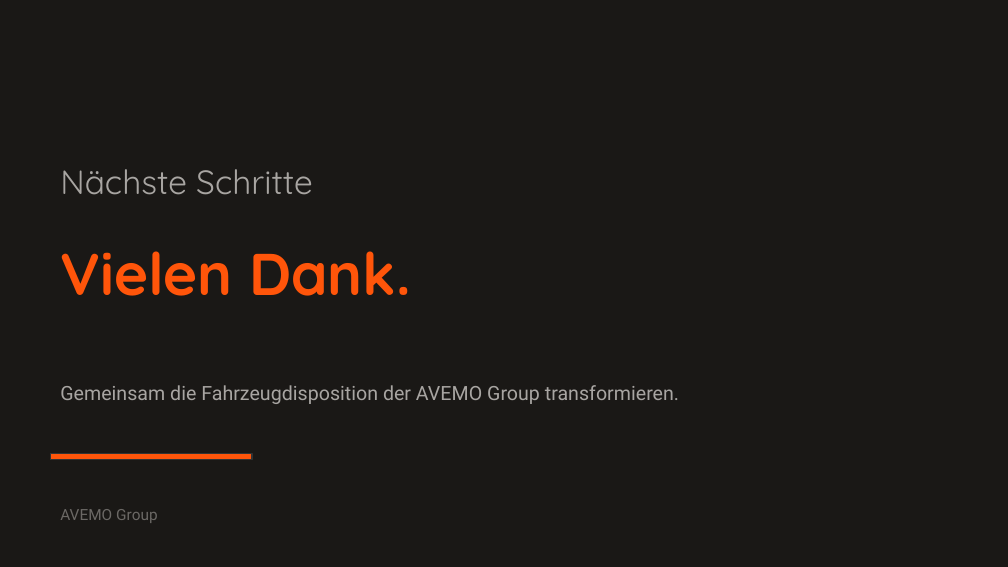
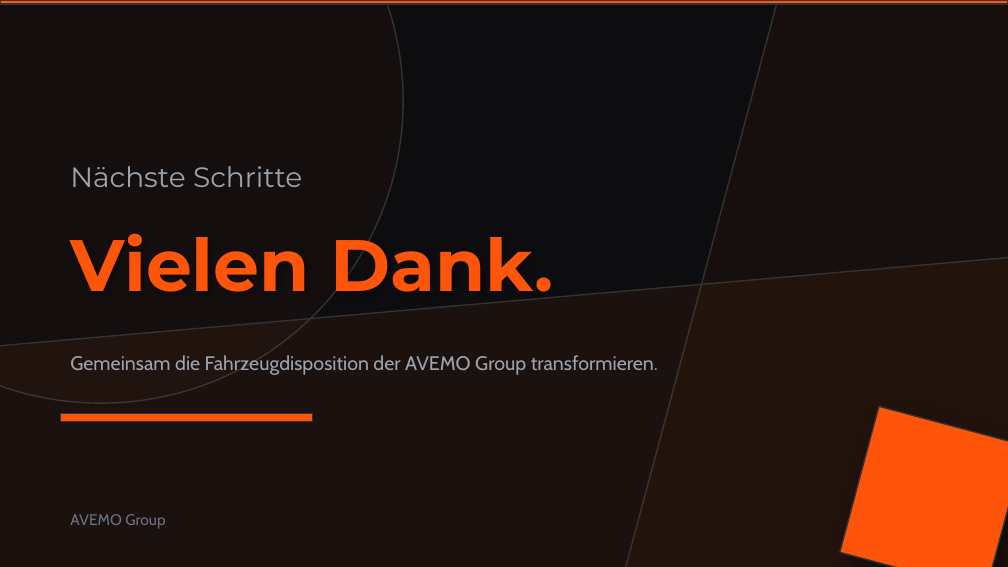
Before and after one commit to 0verhead/fahrerplanung-presentation, a slide deck: slide 12 of output/fahrersoftware-magnum-opus.pptx. Drawn at 1008x567 pixels with LibreOffice and Linux fonts; fonts in the diff are those of the drawing. Boxes give left, top, right and bottom in pixels: in the first picture for what was removed or moved away, otherwise in the second. Text is boxed around its words. In the diff, an @@ line names an element or a change of style, - is before the commit and + after.

```diff
--- a/output/fahrersoftware-magnum-opus.pptx
+++ b/output/fahrersoftware-magnum-opus.pptx
@@ background #1A1816 to #0D0D0F @@
@@ ellipse added at (0, 0, 403, 403), fill #FF550A at 3% opacity, outline #333333 1 pt @@
@@ rectangle added at (0, 0, 1008, 4), fill #FF550A, outline #333333 1 pt @@
@@ rectangle added at (610, 0, 1008, 567), fill #FF550A at 4% opacity, outline #333333 1 pt @@
@@ text "Nächste Schritte": place and size @@
-text "Nächste Schritte" at (60, 169, 313, 195)
+text "Nächste Schritte" at (70, 166, 302, 187)
@@ text "Nächste Schritte" at (70, 166, 302, 187): size 24 to 20 pt, font Quicksand to Montserrat, text colour #A8A5A2 to #9CA3AF @@
@@ text "Vielen Dank.": place and size @@
-text "Vielen Dank." at (60, 251, 411, 296)
+text "Vielen Dank." at (70, 233, 554, 292)
@@ text "Vielen Dank." at (70, 233, 554, 292): size 42 to 52 pt, font Quicksand to Montserrat @@
@@ rectangle added at (0, 250, 1008, 567), fill #FF550A at 6% opacity, outline #333333 1 pt @@
@@ text "Gemeinsam die Fahrzeugdisposition der AVEMO ...": place and size @@
-text "Gemeinsam die Fahrzeugdisposition der AVEMO ..." at (60, 385, 679, 404)
+text "Gemeinsam die Fahrzeugdisposition der AVEMO ..." at (70, 355, 658, 375)
@@ text "Gemeinsam die Fahrzeugdisposition der AVEMO ..." at (70, 355, 658, 375): font Roboto to Cabin, text colour #A8A5A2 to #9CA3AF @@
@@ rectangle: place and size @@
-rectangle at (50, 454, 252, 460)
+rectangle at (60, 413, 312, 421)
@@ rectangle added at (840, 406, 1008, 567), fill #FF550A, outline #333333 1 pt @@
@@ text "AVEMO Group": place and size @@
-text "AVEMO Group" at (60, 509, 158, 523)
+text "AVEMO Group" at (70, 514, 165, 529)
@@ text "AVEMO Group" at (70, 514, 165, 529): font Roboto to Cabin, text colour #6B6865 to #6B7280 @@
```
Also in this commit, not shown: 11 other slides changed, 1 other file.
